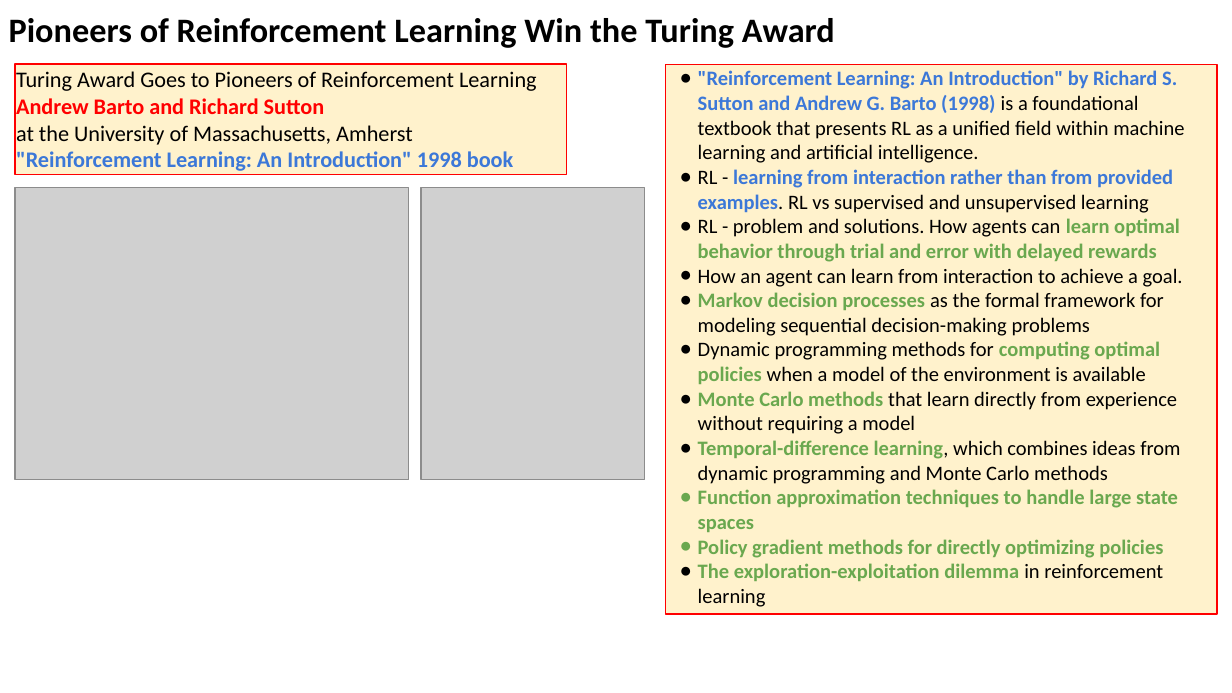
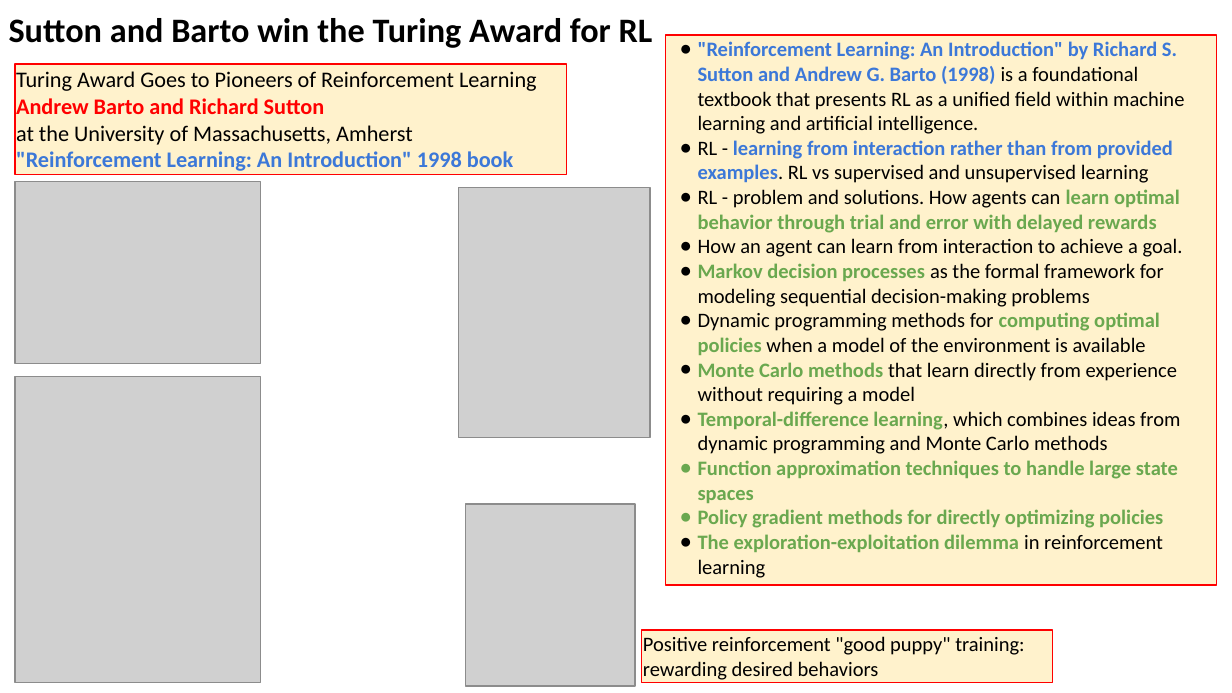
Before and after one commit to lselector/seminar, a slide deck: slide 10 of 2025/2025-03-07-AI-Updates.pptx. Drawn at 1232x693 pixels with LibreOffice and Linux fonts; fonts in the diff are those of the drawing; grey boxes stand for pictures. Boxes give left, top, right and bottom in pixels: in the first picture for what was removed or moved away, otherwise in the second. Text is boxed around its words. In the diff, an @@ line names an element or a change of style, - is before the commit and + after.

```diff
--- a/2025/2025-03-07-AI-Updates.pptx
+++ b/2025/2025-03-07-AI-Updates.pptx
@@ text at [9, 18, 653, 48]: text changed @@
-Pioneers of Reinforcement Learning Win the Turing Award
+Sutton and Barto win the Turing Award for RL
@@ rectangle ""Reinforcement Learning: An Introduction" by ...": place and size @@
-rectangle ""Reinforcement Learning: An Introduction" by ..." at [665, 64, 1217, 614]
+rectangle ""Reinforcement Learning: An Introduction" by ..." at [665, 34, 1217, 584]
@@ picture removed at [15, 187, 409, 479] @@
@@ picture added at [15, 181, 260, 363] @@
@@ picture: place and size @@
-picture at [421, 187, 644, 479]
+picture at [458, 187, 649, 437]
@@ picture added at [15, 377, 260, 683] @@
@@ picture added at [466, 504, 634, 686] @@
@@ rectangle added at [642, 630, 1052, 681], fill #FFF2CC, outline #FF0000 0.75 pt, 12 pt, text #000000 @@
+Positive reinforcement "good puppy" training:
+rewarding desired behaviors
```
Also in this commit, not shown: 5 other slides changed, 2 slides added.
